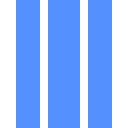
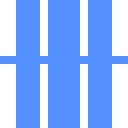
Revision of a layered (128, 128) image; what changed, layer by layer:
removed layer "矩形 3" over [40, 56, 88, 64]
added layer "矩形 4" over [0, 56, 128, 64]
